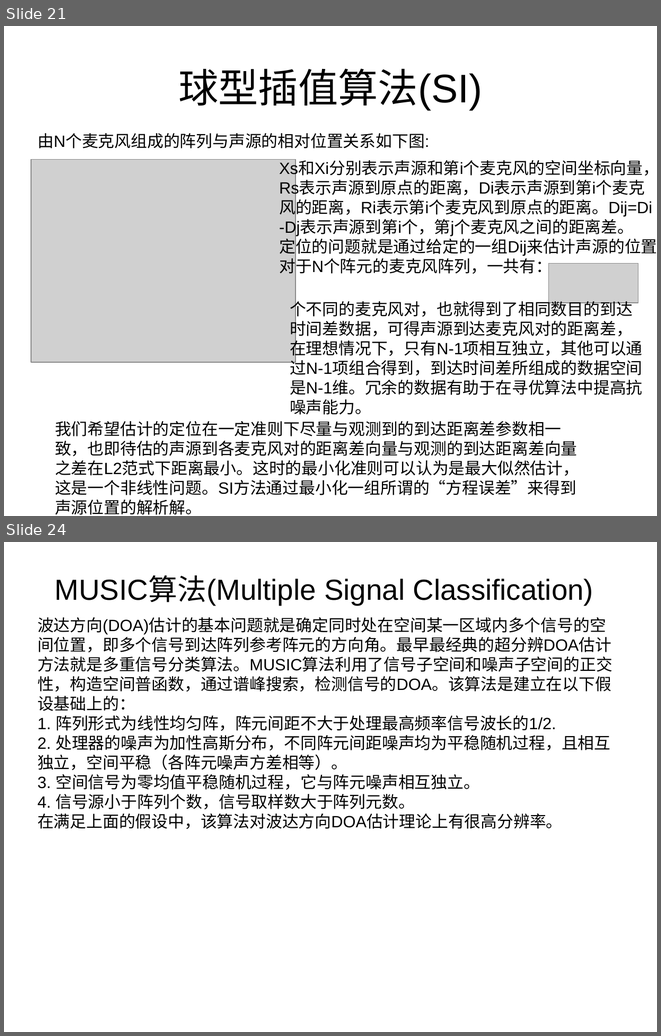
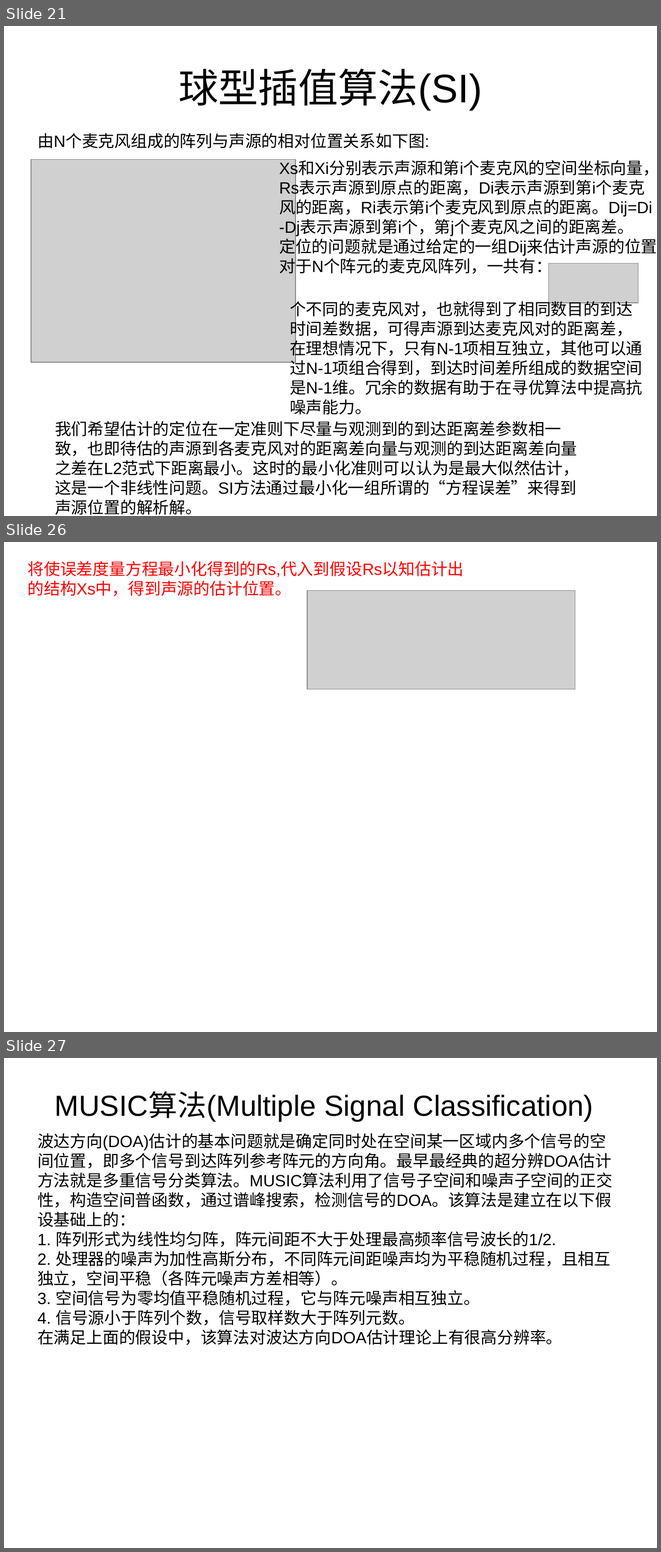
Before and after one commit to hangxiu/machine-Learning, a slide deck: tensorflow_Learning_practice/DOA基础.ppt. Shown one above the other, each under a label of ours: slides 21 and 24 before the commit, slides 21, 26 and 27 after it; the slides between them are not shown. The pictures are 661x1036 and 661x1552 pixels, drawn with LibreOffice and Linux fonts; fonts in the diff are those of the drawing; grey boxes stand for pictures. Boxes give left, top, right and bottom in pixels: in the first picture for what was removed or moved away, otherwise in the second. Text is boxed around its words. In the diff, an @@ line names an element or a change of style, - is before the commit and + after.

```diff
--- a/tensorflow_Learning_practice/DOA基础.ppt
+++ b/tensorflow_Learning_practice/DOA基础.ppt
@@ slide 26 added at (4,542,657,1032), background #FFFFFF @@
@@ text added at (28,561,464,596), 18 pt, text #FF0000 @@
+将使误差度量方程最小化得到的Rs,代入到假设Rs以知估计出的结构Xs中，得到声源的估计位置。
@@ picture added at (307,590,575,689) @@
@@ what was slide 24 is now slide 27 @@
```
Also in this commit, not shown: 2 slides changed, 3 other slides added, 1 slide removed.
